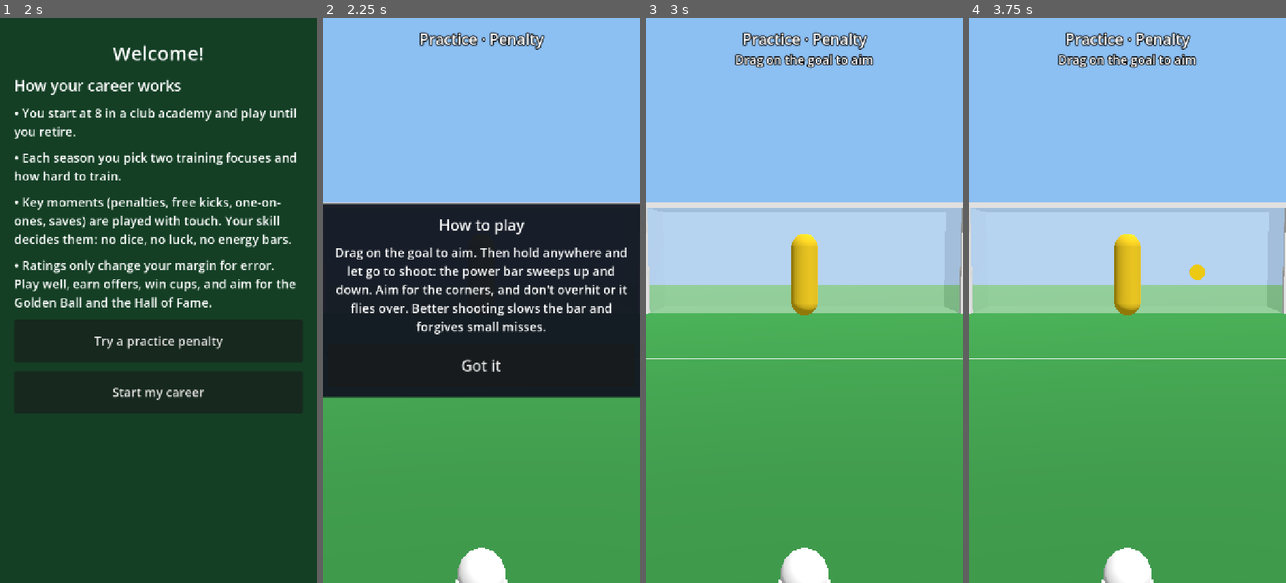
Above: before the commit, frames 1-4 (left to right).
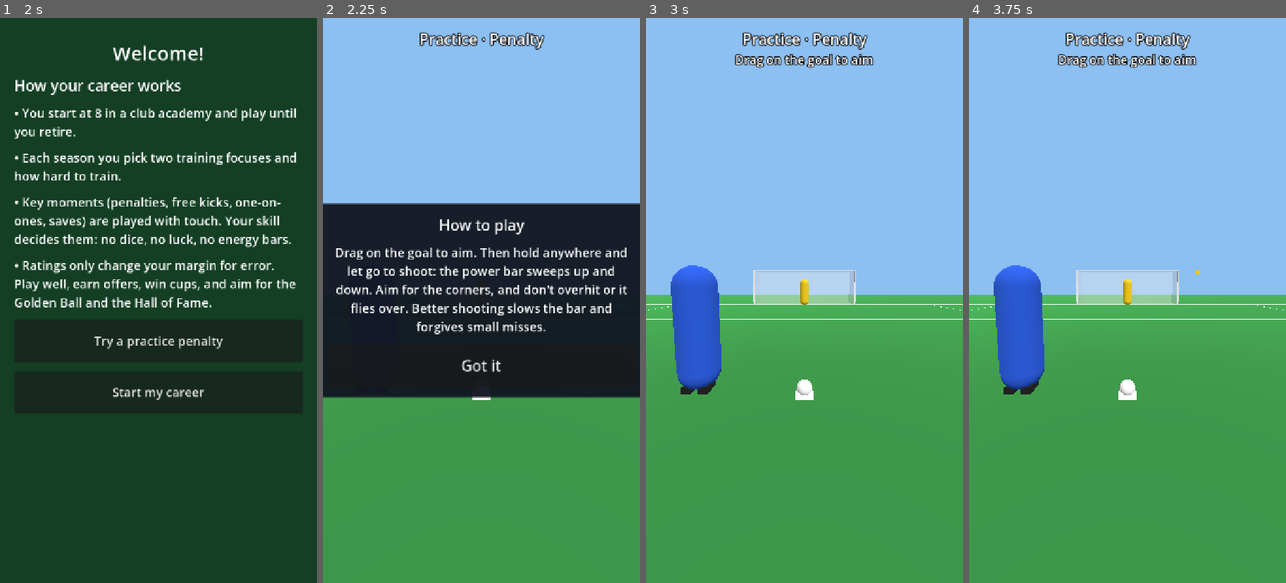
Above: after the commit, the same moments.

Repository: 7m9c2cd2yj-ops/FootballCareerGame
Game: Godot game, scene res://scenes/main/main_menu.tscn
The game is run twice, just before and just after one commit, with the same random seed, the same clock (stepped at 60 frames per second) and the same inputs.
Inputs (mouse positions are in pixels of both pictures, inside the frame that each line leads up to):
- Up to frame 1 (2 s): click "Play" at 0.5 s; click "Next" at 1.25 s
- Up to frame 2 (2.25 s): click "Try a practice penalty" at 2 s
- Up to frame 3 (3 s): click "Got it" at 2.75 s
- Up to frame 4 (3.75 s): tap Enter at 3.5 s; move the mouse to (1197, 272) at 3.52 s; hold Shift from 3.53 s (still down); click (1197, 272) at 3.67 s

Frame 1 is identical in both runs. In frame 2, 1.2% of the frame differs, in the area x 0-100%, y 32-100%; in frame 3, 20%; in frame 4, 20%.

Commit message:
Web version: browser build for playing on a phone without a computer
- Web export preset (single-threaded, installable web app) and the
  Compatibility renderer for web only; phones keep the Mobile renderer.
- tools/build_web.sh builds build/web (downloads the web export templates
  once); the Web build workflow publishes it to the gh-pages branch, so
  GitHub Pages can serve it. docs/WEB.md has the one-time setup.
- 3D moments keep the full goal in view in portrait (width-preserving camera).
- Presets exclude build/; check_export covers the Web pack too.
- Tested in headless Chromium at phone size: menu, onboarding, practice
  penalty with touch aim, power hold and result.

Co-Authored-By: Claude Sonnet 5.5 <noreply@anthropic.com>
Claude-Session: https://claude.ai/code/session_012Sxcdo2fLYheVSkJKrr3vA

Diff:
--- a/project.godot
+++ b/project.godot
@@ -56,5 +56,6 @@
 [rendering]
 
 renderer/rendering_method="mobile"
+renderer/rendering_method.web="gl_compatibility"
 environment/defaults/default_clear_color=Color(0.07, 0.09, 0.12, 1)
 textures/vram_compression/import_etc2_astc=true
--- a/scripts/ui/moments/moment_stage.gd
+++ b/scripts/ui/moments/moment_stage.gd
@@ -27,10 +27,13 @@
 const SHOT_CAMERA_HEIGHT := 1.6
 const SHOT_CAMERA_FOV_AT_PENALTY := 52.0
 const MIN_CAMERA_FOV := 28.0
+const MAX_CAMERA_FOV := 120.0
 ## One-on-ones: further back and wider, so the attacker and ball stay in view.
 const RUN_CAMERA_BACK := 5.5
 const RUN_CAMERA_HEIGHT := 2.4
 const RUN_CAMERA_FOV := 50.0
+## Aspect ratio the camera angles are designed for (landscape phone).
+const DESIGN_ASPECT := 16.0 / 9.0
 
 
 ## Colours (from the accessibility palette) and the player's equipped cosmetics.
@@ -49,6 +52,8 @@
 var _tuning: MomentTuning = null
 var _spec: MomentSpec = null
 var _camera: Camera3D = null
+## Vertical field of view at the design (landscape) aspect.
+var _design_fov: float = 52.0
 var _ball: MeshInstance3D = null
 var _keeper: MeshInstance3D = null
 var _shooter: MeshInstance3D = null
@@ -303,20 +308,35 @@
 	add_child(_camera)
 	if _spec.is_save():
 		# Behind the keeper, under the crossbar, facing the shooter.
-		_camera.fov = 70
+		_design_fov = 70.0
 		_camera.position = Vector3(0, 2.2, -3.2)
 		_camera.look_at(Vector3(0, 0.9, _spec.distance))
 	elif _spec.moment_type == MomentSpec.ONE_ON_ONE:
-		_camera.fov = RUN_CAMERA_FOV
+		_design_fov = RUN_CAMERA_FOV
 		_camera.position = Vector3(0, RUN_CAMERA_HEIGHT, _spec.distance + RUN_CAMERA_BACK)
 		_camera.look_at(Vector3(0, 0.3, 0))
 	else:
 		var penalty_view := _tuning.value("penalty", "distance") + SHOT_CAMERA_BACK
 		var fov := SHOT_CAMERA_FOV_AT_PENALTY * penalty_view / (_spec.distance + SHOT_CAMERA_BACK)
-		_camera.fov = maxf(fov, MIN_CAMERA_FOV)
+		_design_fov = maxf(fov, MIN_CAMERA_FOV)
 		_camera.position = Vector3(0, SHOT_CAMERA_HEIGHT, _spec.distance + SHOT_CAMERA_BACK)
 		_camera.look_at(Vector3(0, 0.3, 0))
 	_camera.current = true
+	get_window().size_changed.connect(_fit_camera)
+	_fit_camera()
+
+
+## Landscape keeps the designed height. Portrait (a phone held upright, or a
+## browser) keeps the designed width instead, so the goal is never cropped.
+func _fit_camera() -> void:
+	var size := get_viewport().get_visible_rect().size
+	if size.x >= size.y:
+		_camera.keep_aspect = Camera3D.KEEP_HEIGHT
+		_camera.fov = _design_fov
+		return
+	var half := tan(deg_to_rad(_design_fov) / 2.0) * DESIGN_ASPECT
+	_camera.keep_aspect = Camera3D.KEEP_WIDTH
+	_camera.fov = minf(rad_to_deg(2.0 * atan(half)), MAX_CAMERA_FOV)
 
 
 func _add_mesh(mesh: Mesh, color: Color, at: Vector3) -> MeshInstance3D:
--- a/tests/unit/test_export_presets.gd
+++ b/tests/unit/test_export_presets.gd
@@ -21,6 +21,13 @@
 func test_both_platforms_have_a_preset() -> void:
 	assert_ne(_section("Android"), "")
 	assert_ne(_section("iOS"), "")
+
+
+func test_dev_files_and_build_output_stay_out() -> void:
+	for platform: String in ["Android", "iOS", "Web"]:
+		var exclude: String = _config.get_value(_section(platform), "exclude_filter")
+		for folder: String in ["tests/*", "tools/*", "addons/gut/*", "build/*"]:
+			assert_string_contains(exclude, folder, platform)
 
 
 func test_data_and_backend_config_are_included() -> void:
@@ -48,3 +55,19 @@
 	var ios := _section("iOS") + ".options"
 	assert_eq(_config.get_value(ios, "application/app_store_team_id", ""), "")
 	assert_false(_config.get_value(ios, "privacy/tracking_enabled"))
+
+
+func test_web_build_runs_without_special_server_headers() -> void:
+	var options := _section("Web") + ".options"
+	# GitHub Pages cannot send the headers that threaded web builds need.
+	assert_false(_config.get_value(options, "variant/thread_support"))
+	assert_true(_config.get_value(options, "progressive_web_app/enabled"))
+	assert_string_contains(_config.get_value(_section("Web"), "include_filter"), "data/*.json")
+
+
+func test_web_uses_the_compatibility_renderer() -> void:
+	# Browsers only support it; phones keep the Mobile renderer.
+	var project := ConfigFile.new()
+	assert_eq(project.load("res://project.godot"), OK)
+	assert_eq(project.get_value("rendering", "renderer/rendering_method"), "mobile")
+	assert_eq(project.get_value("rendering", "renderer/rendering_method.web"), "gl_compatibility")
Not shown, changed: export_presets.cfg
Not shown, added: .github/workflows/web.yml
Not shown, changed: README.md
Not shown, changed: TODO.md
Not shown, changed: docs/RELEASE.md
Not shown, added: docs/WEB.md
Not shown, added: tools/build_web.sh
Not shown, changed: tools/check_export.sh
